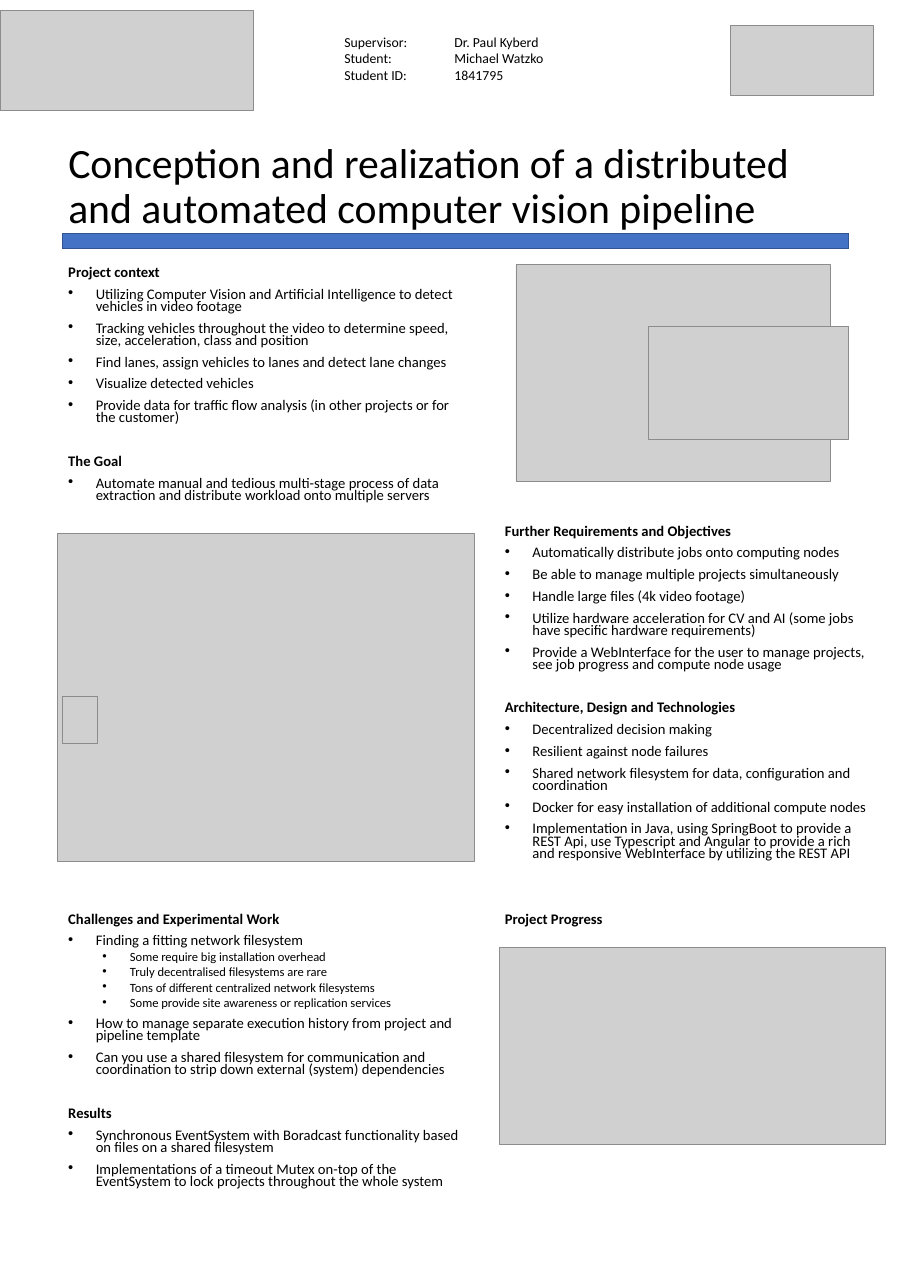
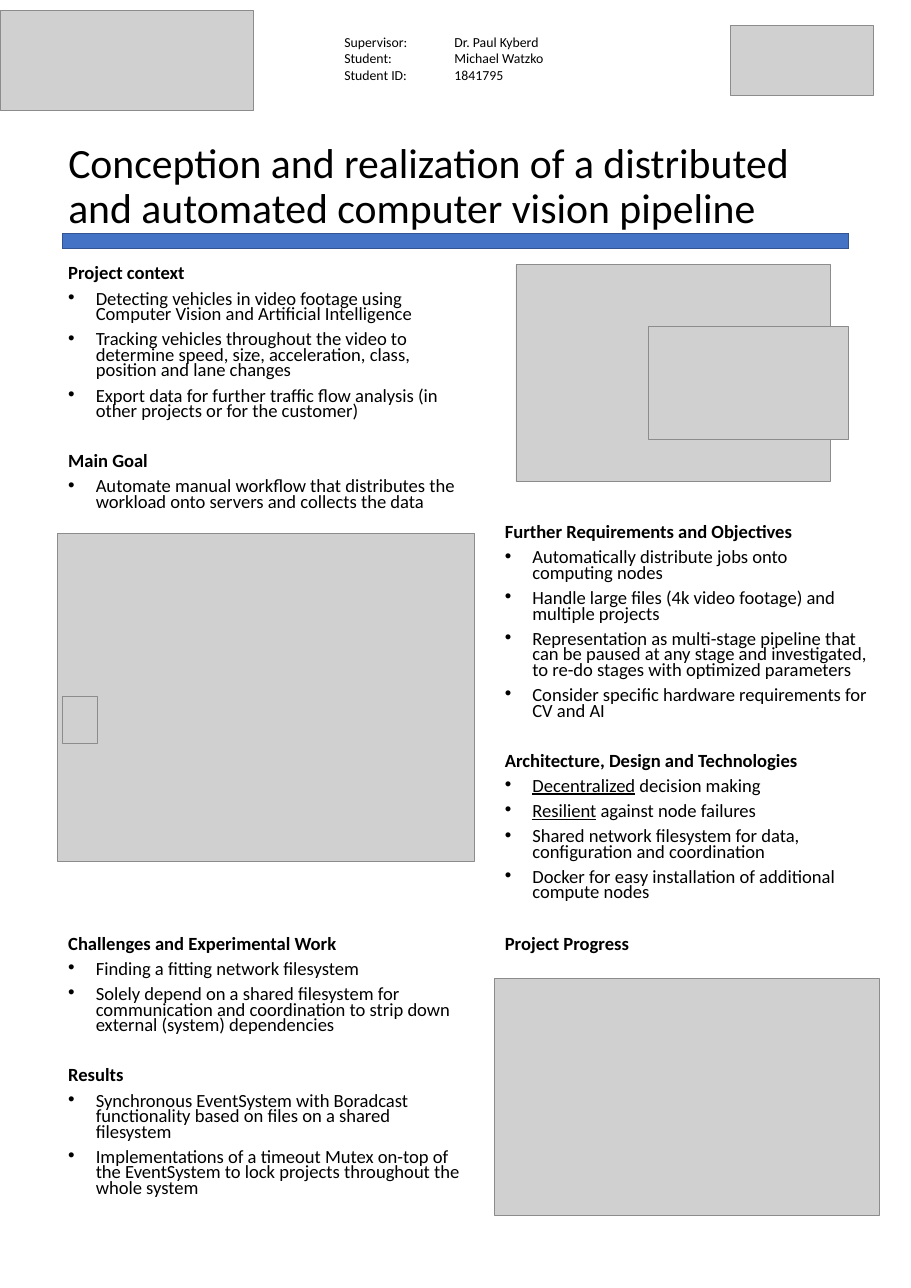
Before and after one commit to kellerkindt/master-thesis, a slide deck: slide 1 of presentation.pptx. Drawn at 911x1288 pixels with LibreOffice and Linux fonts; fonts in the diff are those of the drawing; grey boxes stand for pictures. Boxes give left, top, right and bottom in pixels: in the first picture for what was removed or moved away, otherwise in the second. Text is boxed around its words. In the diff, an @@ line names an element or a change of style, - is before the commit and + after.

Commit message:
Resize gantt chart, strip down wall of text

```diff
--- a/presentation.pptx
+++ b/presentation.pptx
@@ text at (x1=68, y1=266, x2=185, y2=282): size 19.1 to 24.3 pt in "Project context" @@
@@ text at (x1=68, y1=292, x2=454, y2=508): text changed; size 19.1 to 24.3 pt @@
-• Utilizing Computer Vision and Artificial Intelligence to detect vehicles in video footage
-• Tracking vehicles throughout the video to determine speed, size, acceleration, class and position
-• Find lanes, assign vehicles to lanes and detect lane changes
-• Visualize detected vehicles
-• Provide data for traffic flow analysis (in other projects or for the customer)
-The Goal
-• Automate manual and tedious multi-stage process of data extraction and distribute workload onto multiple servers
+• Detecting vehicles in video footage using Computer Vision and Artificial Intelligence
+• Tracking vehicles throughout the video to determine speed, size, acceleration, class, position and lane changes
+• Export data for further traffic flow analysis (in other projects or for the customer)
+Main Goal
+• Automate manual workflow that distributes the workload onto servers and collects the data
@@ text at (x1=505, y1=525, x2=835, y2=901): size 19.1 to 24.3 pt in "Further Requirements and Objectives", "Automatically distribute jobs onto computing nodes", "Architecture, Design and Technologies", "Decentralized decision making" and 3 more places; underline on in "Decentralized", "Resilient" @@
@@ text at (x1=532, y1=590, x2=867, y2=717): text changed; size 19.1 to 24.3 pt @@
-• Be able to manage multiple projects simultaneously
-• Handle large files (4k video footage)
-• Utilize hardware acceleration for CV and AI (some jobs have specific hardware requirements)
-• Provide a WebInterface for the user to manage projects, see job progress and compute node usage
+• Handle large files (4k video footage) and multiple projects
+• Representation as multi-stage pipeline that can be paused at any stage and investigated, to re-do stages with optimized parameters
+• Consider specific hardware requirements for CV and AI
@@ text at (x1=532, y1=823, x2=851, y2=861): paragraph removed @@
-• Implementation in Java, using SpringBoot to provide a REST Api, use Typescript and Angular to provide a rich and responsive WebInterface by utilizing the REST API
@@ text "Challenges and Experimental Work" moved from (x1=68, y1=913, x2=458, y2=1189) to (x1=68, y1=937, x2=459, y2=1197) @@
@@ text at (x1=68, y1=937, x2=459, y2=1197): size 19.1 to 24.3 pt in "Challenges and Experimental Work", "Finding a fitting network filesystem", "Results", "Synchronous EventSystem with Boradcast functionality based o ..." and 1 more places @@
@@ text "Project Progress" moved from (x1=505, y1=914, x2=603, y2=927) to (x1=505, y1=937, x2=629, y2=953) @@
@@ text "Project Progress" at (x1=505, y1=937, x2=629, y2=953): size 19.1 to 24.3 pt @@
@@ text at (x1=96, y1=987, x2=450, y2=1034): text changed; size 19.1 to 24.3 pt @@
-  • Some require big installation overhead
-  • Truly decentralised filesystems are rare
-  • Tons of different centralized network filesystems
-  • Some provide site awareness or replication services
-• How to manage separate execution history from project and pipeline template
-• Can you use a shared filesystem for communication and coordination to strip down external (system) dependencies
+• Solely depend on a shared filesystem for communication and coordination to strip down external (system) dependencies
@@ picture resized from (x1=499, y1=948, x2=886, y2=1146) to (x1=494, y1=979, x2=879, y2=1216) @@
```
Also in this commit, not shown: 1 other slide changed, 3 other files.
